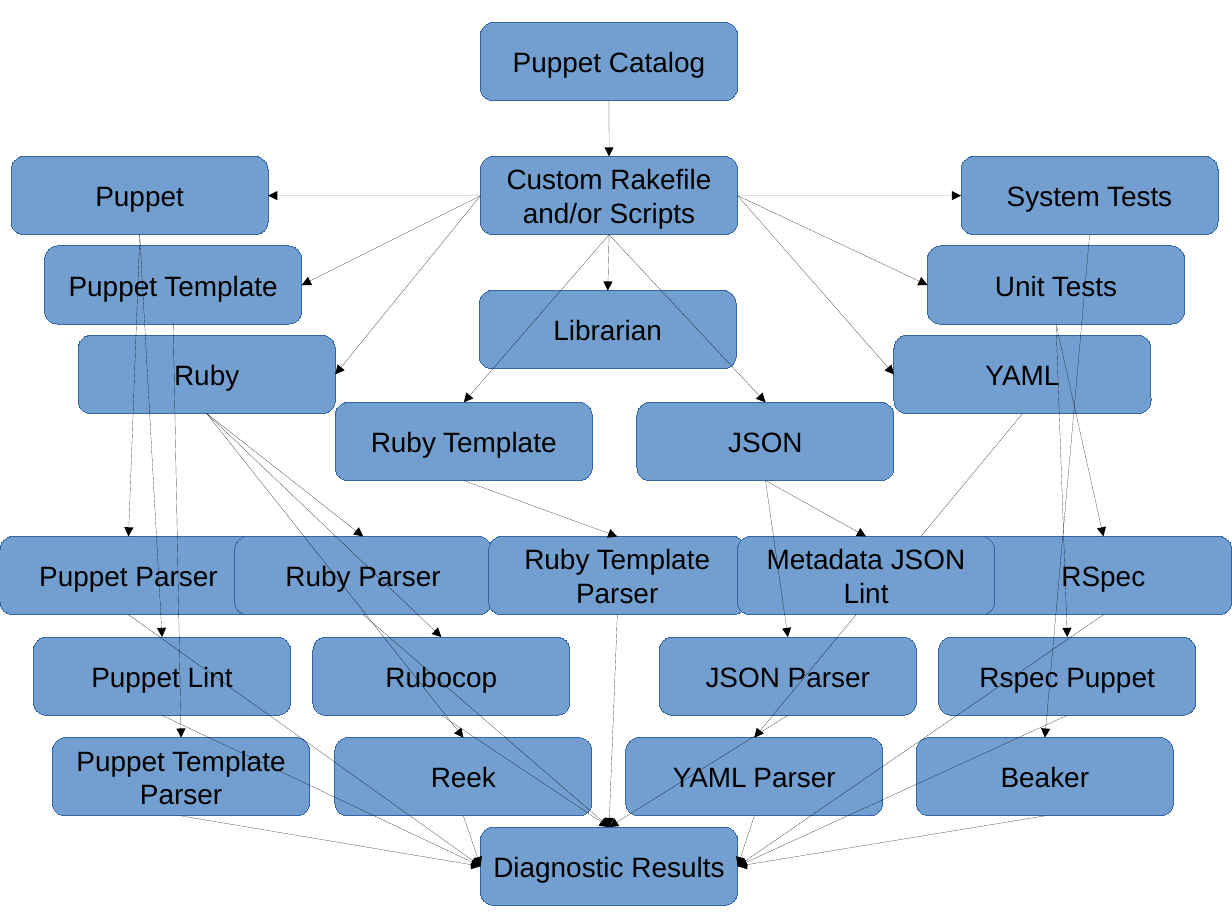
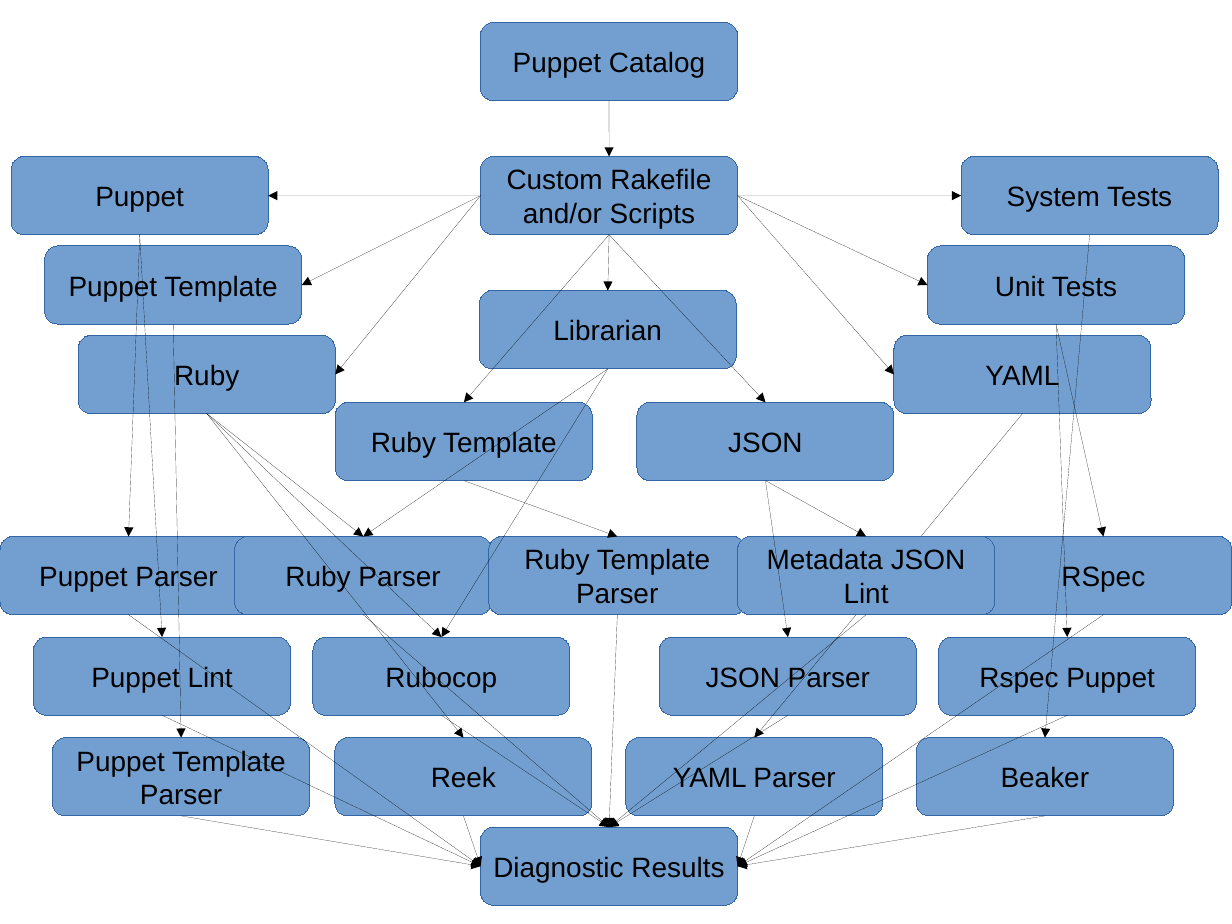
Before and after one commit to mschuchard/puppet-check, a slide deck: slide 1 of images/puppetcheck_old.odp. Drawn at 1232x924 pixels with LibreOffice and Linux fonts; fonts in the diff are those of the drawing. Boxes give left, top, right and bottom in pixels: in the first picture for what was removed or moved away, otherwise in the second. Text is boxed around its words. In the diff, an @@ line names an element or a change of style, - is before the commit and + after.

```diff
--- a/images/puppetcheck_old.odp
+++ b/images/puppetcheck_old.odp
@@ arrow added from (608, 369) to (363, 537), #000000 0 pt @@
@@ arrow added from (608, 369) to (442, 637), #000000 0 pt @@
@@ arrow added from (866, 615) to (609, 827), #000000 0 pt @@
```
Also in this commit, not shown: 8 other files.
